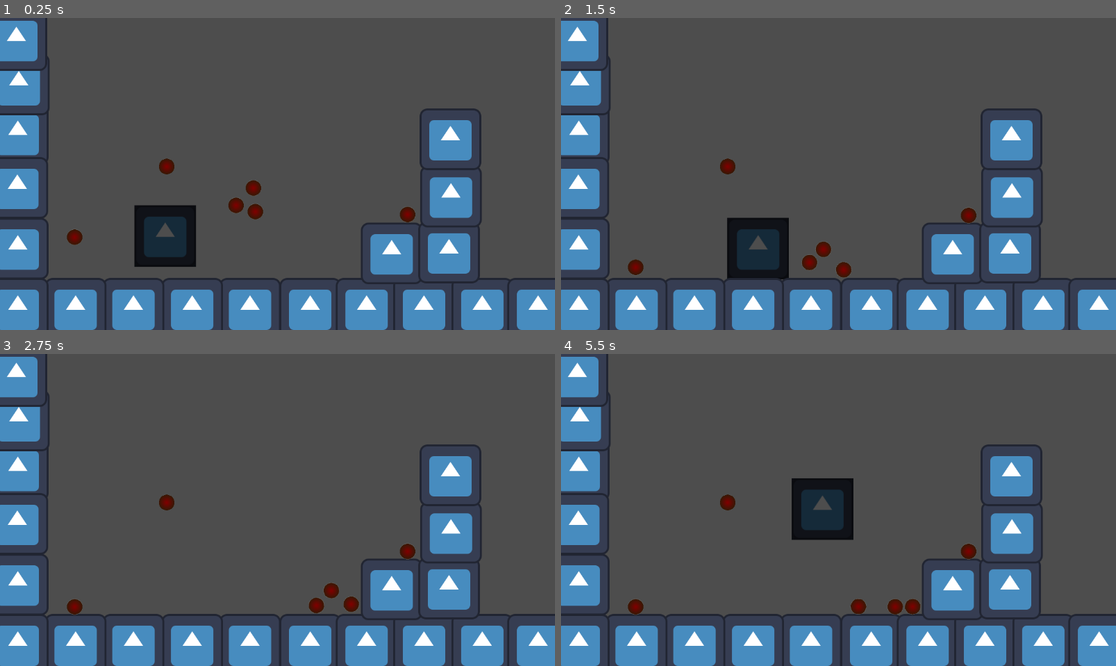
Above: before the commit, frames 1-4 (two rows, left to right).
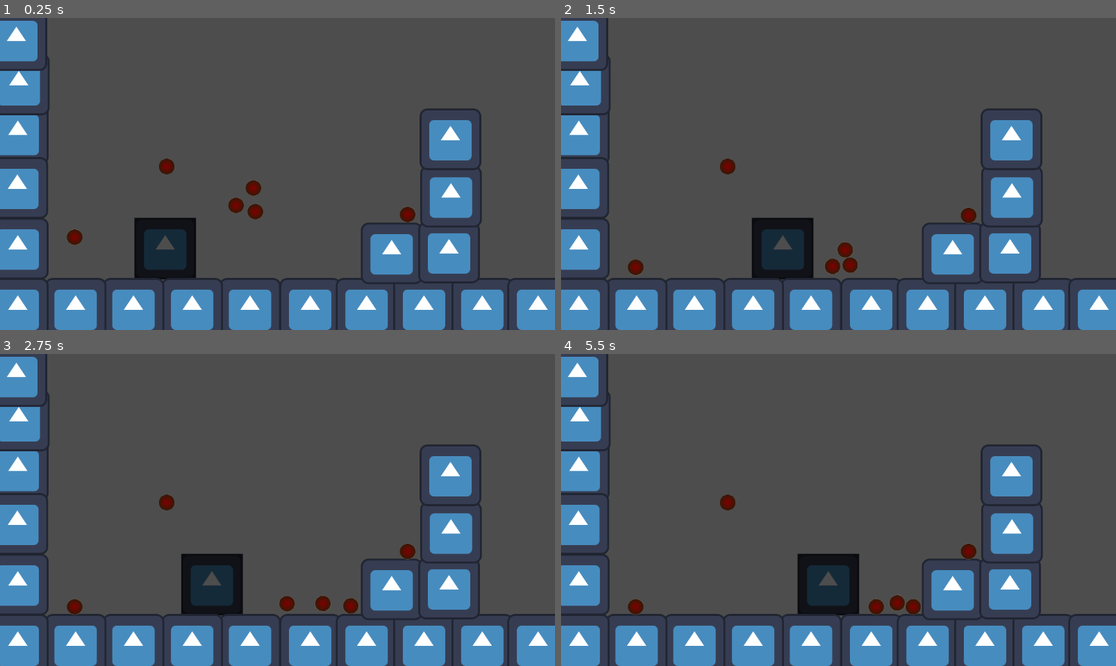
Above: after the commit, the same moments.

Repository: DataBASED-Enjoyers/platformer-gang
Game: Godot game, scene res://scenes/main.tscn
The game is run twice, just before and just after one commit, with the same random seed, the same clock (stepped at 60 frames per second) and the same inputs. The engine's default icon, where the game draws it, is replaced by a stand-in: a white triangle on a blue panel in a dark square.
Inputs:
- Up to frame 1 (0.25 s): no input
- Up to frame 2 (1.5 s): hold Space (jump) 0.53-1.28 s; hold D (move_right) from 0.53 s (still down); tap J (attack) at 1.35 s
- Up to frame 3 (2.75 s): tap Space (jump) at 1.52, 1.55, 1.82 s; release D (move_right) at 2.03 s; hold A (move_left) from 2.03 s (still down); hold Space (jump) from 2.03 s (still down)
- Up to frame 4 (5.5 s): release A (move_left) at 2.78 s; release Space (jump) at 2.78 s; hold D (move_right) 2.78-4.28 s; tap J (attack) at 2.85, 4.35 s; tap Space (jump) at 3.02, 3.05, 3.32, 4.52, 4.55, 4.82 s; hold Space (jump) 3.53-4.28 s; hold A (move_left) 4.28-5.03 s; hold D (move_right) from 5.03 s (still down); hold Space (jump) from 5.03 s (still down)

The runs differ from the first frame. In frame 1, 1.5% of the frame differs, in the area x 24-36%, y 59-84%; in frame 2, 2.7%; in frame 3, 2.5%; in frame 4, 4.5%, in the area x 41-65%, y 39-84%.

Commit message:
Return class to CharacterBody2D

Diff:
--- a/scenes/player.gd
+++ b/scenes/player.gd
@@ -1,5 +1,5 @@
 class_name Player
-extends RigidBody2D
+extends CharacterBody2D
 
 @onready var collision_shape_2d: CollisionShape2D = $CollisionShape2D
 @onready var sprite_2d: Sprite2D = $Sprite2D
@@ -7,17 +7,17 @@
 @onready var floor_detector: Area2D = $FloorDetector
 
 @export var speed = 200.0
-@export var jump_velocity = 1200.0
-#@export var custom_gravity = 1560
+@export var jump_velocity = -720.0
+@export var custom_gravity = 1560
 @export var attack_strength = 500
 
 const PUSH_FORCE = 40.0
-var objects_under_feet: int = 0
 
 
 # Functions
 func _physics_process(delta: float) -> void:
-	var velocity: Vector2 = Vector2.ZERO
+	if not is_on_floor():
+		velocity.y += custom_gravity * delta
 
 	var direction = Input.get_axis("move_left", "move_right")
 	if direction != 0:
@@ -27,33 +27,16 @@
 		velocity.x = move_toward(velocity.x, 0, speed)
 
 	# Key function
-	var colliding_info = move_and_collide(velocity * delta)
+	move_and_slide()
 
 
 func _input(event: InputEvent) -> void:
 	if event.is_action_pressed("attack"):
 		animation_player.play("attack")
 	if event.is_action_pressed("jump") and is_on_floor():
-		apply_central_impulse(Vector2(0, -jump_velocity * mass))
+		velocity.y = jump_velocity
 
 
 func _on_attack_area_2d_body_entered(body: Node2D) -> void:
 	if body.is_in_group("movable_objects"):
 		body.get_impulse_from(position, attack_strength)
-
-
-func _on_floor_detector_body_entered(body: Node2D) -> void:
-	if body is StaticBody2D:
-		objects_under_feet += 1
-
-
-func _on_floor_detector_body_exited(body: Node2D) -> void:
-	if body is StaticBody2D:
-		objects_under_feet -= 1
-
-	if objects_under_feet < 0:
-		objects_under_feet = 0
-
-
-func is_on_floor():
-	return objects_under_feet > 0
--- a/scenes/player.tscn
+++ b/scenes/player.tscn
@@ -1,9 +1,7 @@
-[gd_scene load_steps=12 format=3 uid="uid://bjqc8ul3foelh"]
+[gd_scene load_steps=10 format=3 uid="uid://bjqc8ul3foelh"]
 
 [ext_resource type="Texture2D" uid="uid://c30cxbsc2er20" path="res://icon.svg" id="1_l4atp"]
 [ext_resource type="Script" path="res://scenes/player.gd" id="1_ofn0u"]
-
-[sub_resource type="PhysicsMaterial" id="PhysicsMaterial_0nwcl"]
 
 [sub_resource type="RectangleShape2D" id="RectangleShape2D_asbjq"]
 size = Vector2(125, 125)
@@ -13,9 +11,6 @@
 
 [sub_resource type="RectangleShape2D" id="RectangleShape2D_1ip4q"]
 size = Vector2(110, 100)
-
-[sub_resource type="RectangleShape2D" id="RectangleShape2D_47tbf"]
-size = Vector2(116, 8)
 
 [sub_resource type="Animation" id="Animation_oy4n2"]
 length = 0.001
@@ -58,11 +53,10 @@
 "idle": SubResource("Animation_opw7a")
 }
 
-[node name="Player" type="RigidBody2D"]
+[node name="Player" type="CharacterBody2D"]
 collision_layer = 2
 collision_mask = 5
-physics_material_override = SubResource("PhysicsMaterial_0nwcl")
-lock_rotation = true
+platform_floor_layers = 4294967047
 script = ExtResource("1_ofn0u")
 
 [node name="CollisionShape2D" type="CollisionShape2D" parent="."]
@@ -82,14 +76,6 @@
 disabled = true
 debug_color = Color(1, 0.00930105, 0.0366831, 0.42)
 
-[node name="FloorDetector" type="Area2D" parent="."]
-collision_layer = 32
-collision_mask = 5
-
-[node name="CollisionShape2D" type="CollisionShape2D" parent="FloorDetector"]
-position = Vector2(0, 64)
-shape = SubResource("RectangleShape2D_47tbf")
-
 [node name="AnimationPlayer" type="AnimationPlayer" parent="."]
 libraries = {
 "": SubResource("AnimationLibrary_mtgm4")
@@ -97,5 +83,3 @@
 autoplay = "idle"
 
 [connection signal="body_entered" from="Sprite2D/AttackArea2D" to="." method="_on_attack_area_2d_body_entered"]
-[connection signal="body_entered" from="FloorDetector" to="." method="_on_floor_detector_body_entered"]
-[connection signal="body_exited" from="FloorDetector" to="." method="_on_floor_detector_body_exited"]
